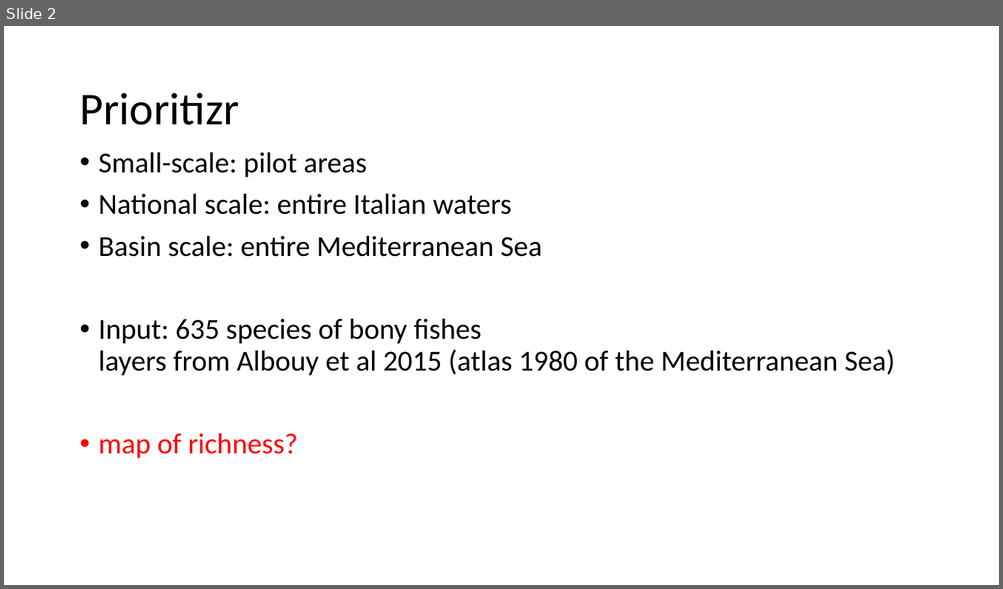
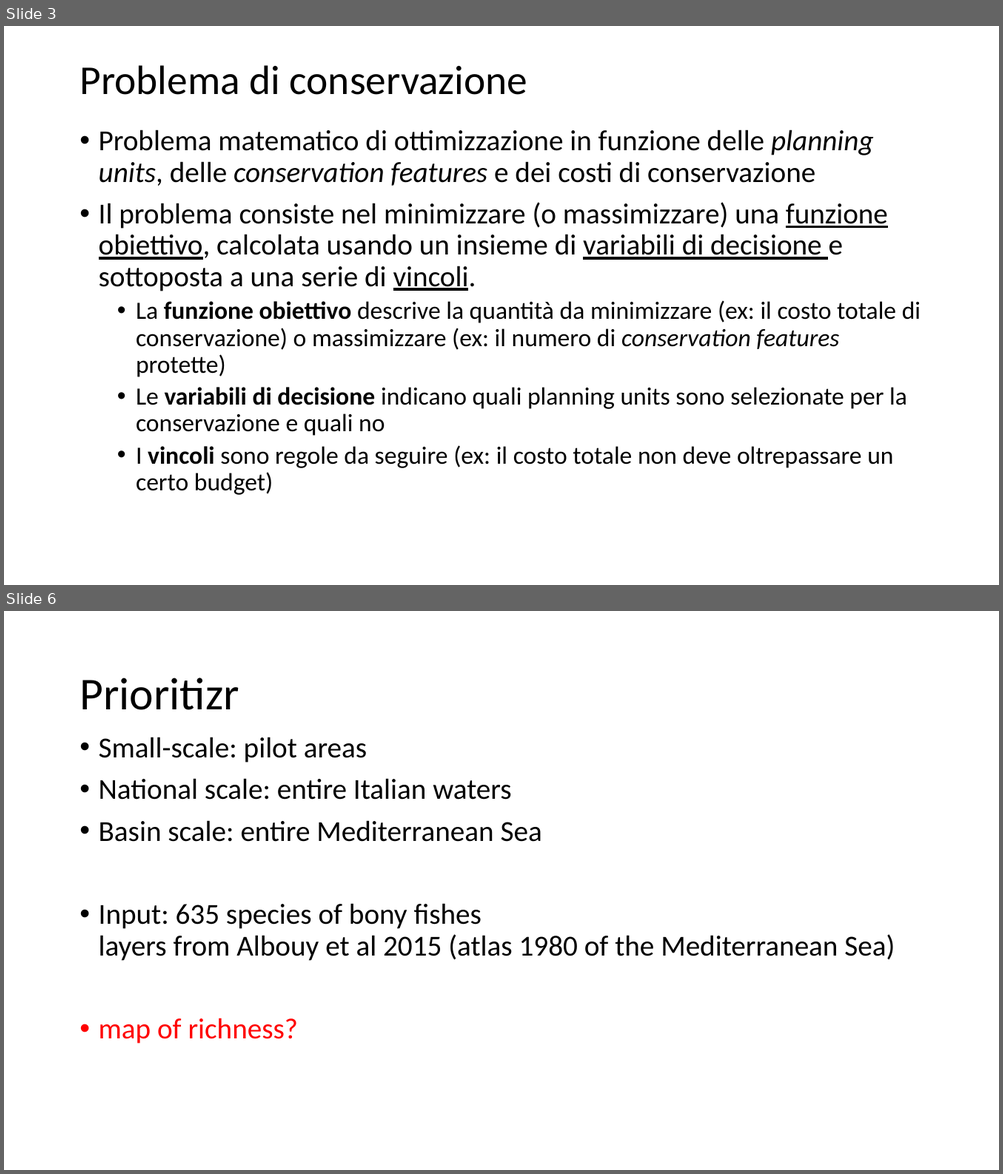
Before and after one commit to MarcoAndrello/prioritizr-spoke-2, a slide deck: Pres.pptx. Shown one above the other, each under a label of ours: slide 2 before the commit, slides 3 and 6 after it; the slides between them are not shown. The pictures are 1003x589 and 1003x1174 pixels, drawn with LibreOffice and Linux fonts; fonts in the diff are those of the drawing. Boxes give left, top, right and bottom in pixels: in the first picture for what was removed or moved away, otherwise in the second. Text is boxed around its words. In the diff, an @@ line names an element or a change of style, - is before the commit and + after.

```diff
--- a/Pres.pptx
+++ b/Pres.pptx
@@ slide 3 added at (4, 26, 999, 585), background #FFFFFF @@
@@ title added at (79, 65, 528, 95), 39.6 pt, text #000000 @@
+Problema di conservazione
@@ text added at (99, 130, 920, 495), 24 pt, text #000000 @@
+• Problema matematico di ottimizzazione in funzione delle planning units, delle conservation features e dei costi di conservazione
+• Il problema consiste nel minimizzare (o massimizzare) una funzione obiettivo, calcolata usando un insieme di variabili di decisione e sottoposta a una serie di vincoli.
+  • La funzione obiettivo descrive la quantità da minimizzare (ex: il costo totale di conservazione) o massimizzare (ex: il numero di conservation features protette)
+  • Le variabili di decisione indicano quali planning units sono selezionate per la conservazione e quali no
+  • I vincoli sono regole da seguire (ex: il costo totale non deve oltrepassare un certo budget)
@@ what was slide 2 is now slide 6 @@
```
Also in this commit, not shown: 3 other slides added.
